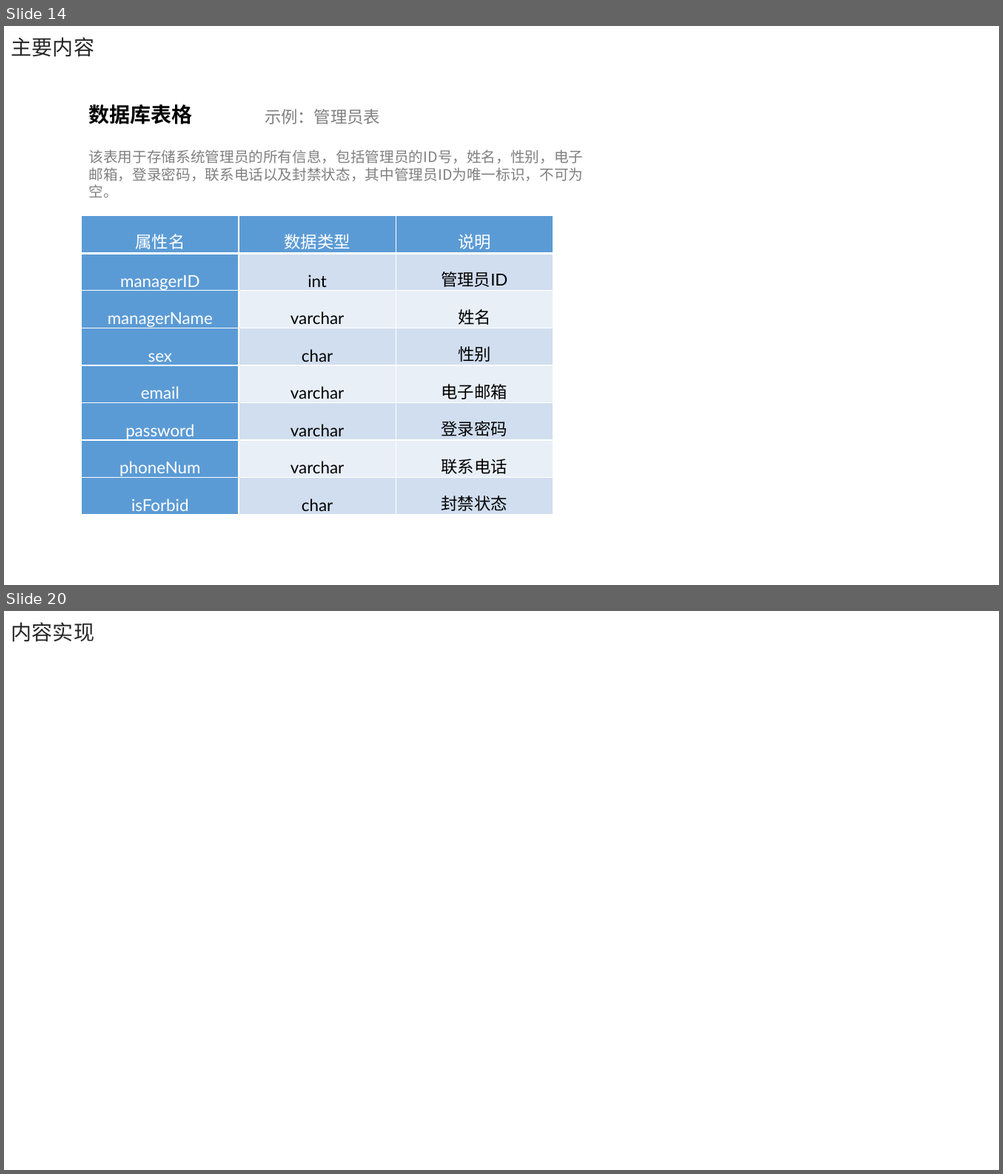
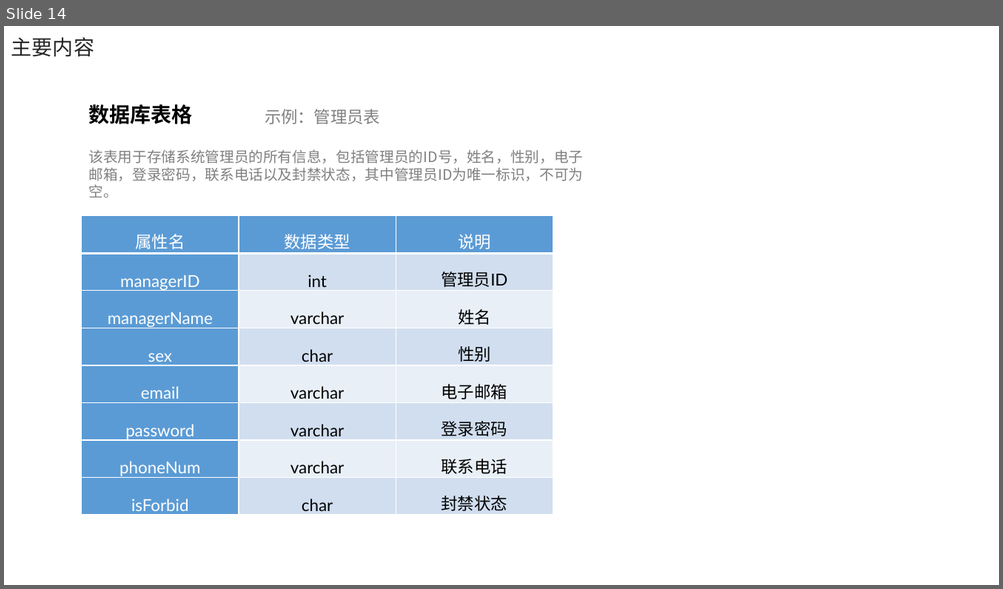
Before and after one commit to electronic-shopping-mall/liuyue, a slide deck: 答辩PPT.pptx. Shown one above the other, each under a label of ours: slides 14 and 20 before the commit, slide 14 after it; the slides between them are not shown. The pictures are 1003x1174 and 1003x589 pixels, drawn with LibreOffice and Linux fonts; fonts in the diff are those of the drawing; background and template pictures are left out. Boxes give left, top, right and bottom in pixels: in the first picture for what was removed or moved away, otherwise in the second. Text is boxed around its words. In the diff, an @@ line names an element or a change of style, - is before the commit and + after.

```diff
--- a/答辩PPT.pptx
+++ b/答辩PPT.pptx
@@ slide 20 removed at (4,611,999,1170), background #FFFFFF @@
@@ text removed at (11,622,94,642) @@
-内容实现
```
Also in this commit, not shown: 6 slides changed, 1 slide added, 2 other slides removed.
